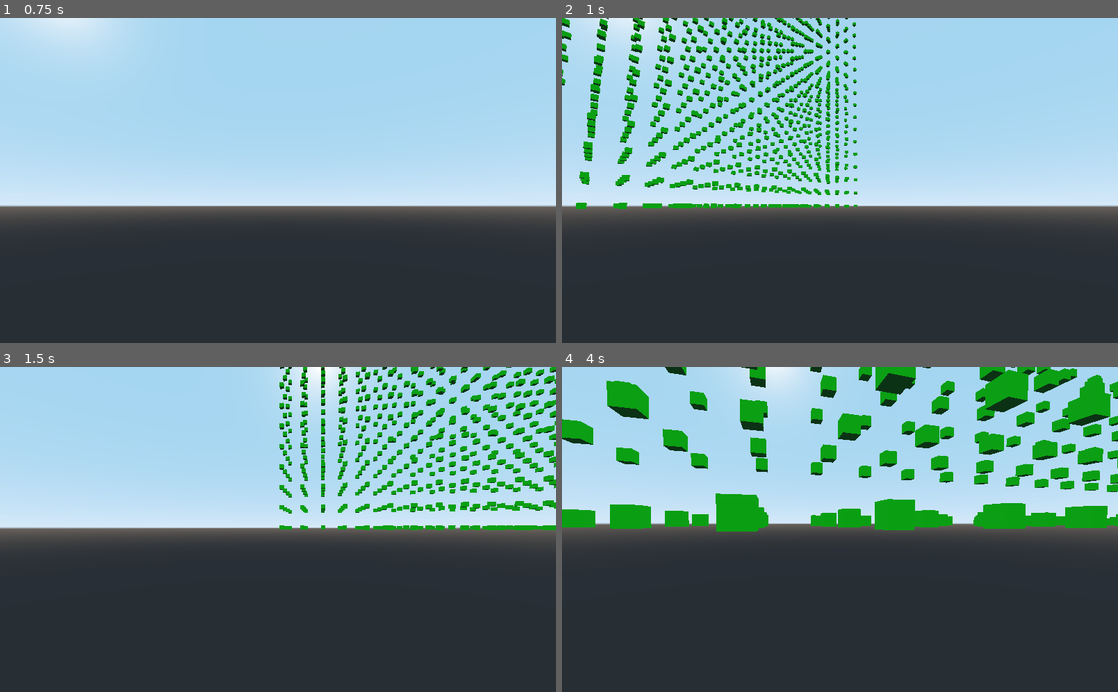
Above: before the commit, frames 1-4 (two rows, left to right).
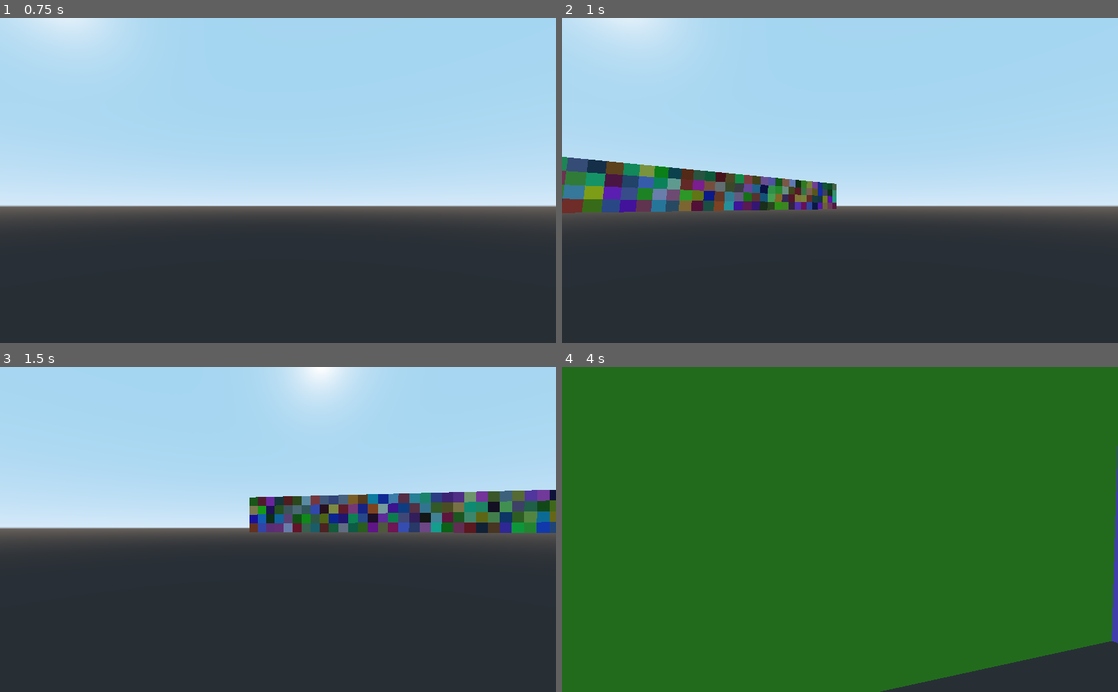
Above: after the commit, the same moments.

Repository: pragma-strict/Voxel-Playground-Godot
Game: Godot game, scene res://World.tscn
Two runs of this game, one before a commit and one after it. Both use one fixed random seed, a clock stepped at 60 frames per second and the inputs below.
Inputs (mouse positions are in pixels of both pictures, inside the frame that each line leads up to):
- Up to frame 1 (0.75 s): tap Enter at 0.5 s; move the mouse to (400, 164) at 0.52 s; hold D (move_right) from 0.53 s (still down); hold C from 0.53 s (still down); click (400, 164) at 0.67 s
- Up to frame 2 (1 s): keep holding D (move_right); keep holding C; tap Space at 0.77, 0.8 s
- Up to frame 3 (1.5 s): tap Space at 1.07, 1.35 s; move the mouse to (250, 529) at 1.27 s; release D (move_right) at 1.28 s; release C at 1.28 s; hold W (move_forward) from 1.28 s (still down)
- Up to frame 4 (4 s): keep holding W (move_forward); tap Space at 1.52, 1.82, 2.3, 3.02, 3.32 s; tap C at 1.55, 2.85 s; move the mouse to (851, 523) at 2.02 s; hold C 2.03-2.78 s; move the mouse to (834, 536) at 2.77 s; move the mouse to (878, 532) at 3.52 s; hold Space from 3.53 s (still down)

Frame 1 is identical in both runs. In frame 2, 13% of the frame differs, in the area x 0-54%, y 0-61%; in frame 3, 12%; in frame 4, 97%, in the area x 0-100%, y 0-100%.

Commit message:
Fix cell_index_to_coordinate()

Diff:
--- a/Cell.gd
+++ b/Cell.gd
@@ -3,7 +3,7 @@
 var color
 
 func _ready():
-	pass
+	mesh = CubeMesh.new()
 
 func set_color(new_col):
 	color = new_col
--- a/Cell.tscn
+++ b/Cell.tscn
@@ -1,10 +1,6 @@
-[gd_scene load_steps=3 format=2]
+[gd_scene load_steps=2 format=2]
 
 [ext_resource path="res://Cell.gd" type="Script" id=1]
 
-[sub_resource type="CubeMesh" id=1]
-
 [node name="Cell" type="MeshInstance"]
-mesh = SubResource( 1 )
-material/0 = null
 script = ExtResource( 1 )
--- a/Generator.gd
+++ b/Generator.gd
@@ -4,7 +4,7 @@
 
 var RNG = RandomNumberGenerator.new()
 
-export var cell_size = 1
+export var cell_size = 1.0
 export var chunk_width = 16
 export var chunk_height = 4
 export(PackedScene) var cell_scene
@@ -28,6 +28,8 @@
 		generate_cells()
 		generate_cell_nodes()
 		b_generated = true
+	if(Input.is_key_pressed(KEY_C)):
+		randomize_cell_colors()
 
 func generate_cells():
 	for i in range(chunk_width * chunk_width * chunk_height):
@@ -39,16 +41,26 @@
 		var node = cell_scene.instance()
 		var position = cell_index_to_coordinate(i) * cell_size
 		node.translate(position)
-		node.scale = Vector3(cell_size * 0.1, cell_size * 0.1, cell_size * 0.1)
-		node.set_color(Color.green)
+		node.scale = Vector3(cell_size * 0.5, cell_size * 0.5, cell_size * 0.5)
 		add_child(node)
+		if(cell_index_to_coordinate(i).x == 0):
+			node.set_color(Color.red)
+		if(cell_index_to_coordinate(i).y == 0):
+			node.set_color(Color.green)
+		if(cell_index_to_coordinate(i).z == 0):
+			node.set_color(Color.blue)
+		cell_nodes.append(node)
+
+func randomize_cell_colors():
+	for cell in cell_nodes:
+		cell.set_color(Color(RNG.randf(), RNG.randf(), RNG.randf()))
 
 #TODO Make this function actually work. Or, generally, figure out how the cubes are actually being displayed.
 func cell_index_to_coordinate(index:int):
 	var coordinate = Vector3()
-	coordinate.x = floor(index / stride_x)
-	coordinate.y = floor((index % stride_x) / stride_y)
-	coordinate.z = index % stride_y
+	coordinate.x = floor(index / (chunk_width * chunk_height))
+	coordinate.y = int(floor(index / chunk_width)) % chunk_height
+	coordinate.z = index % chunk_width
 	return coordinate
 
 func cell_coordinate_to_index(coordinate:Vector3):
--- a/World.tscn
+++ b/World.tscn
@@ -6,6 +6,8 @@
 
 [node name="Spatial" type="Spatial"]
 script = ExtResource( 1 )
+cell_size = 0.25
+chunk_width = 32
 cell_scene = ExtResource( 3 )
 
 [node name="Camera" type="Camera" parent="."]
